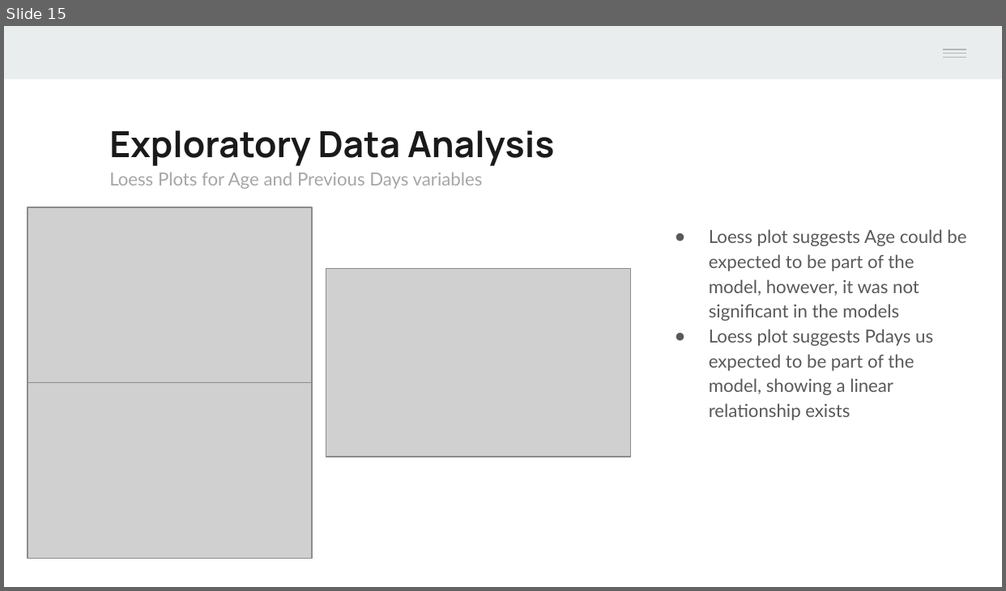
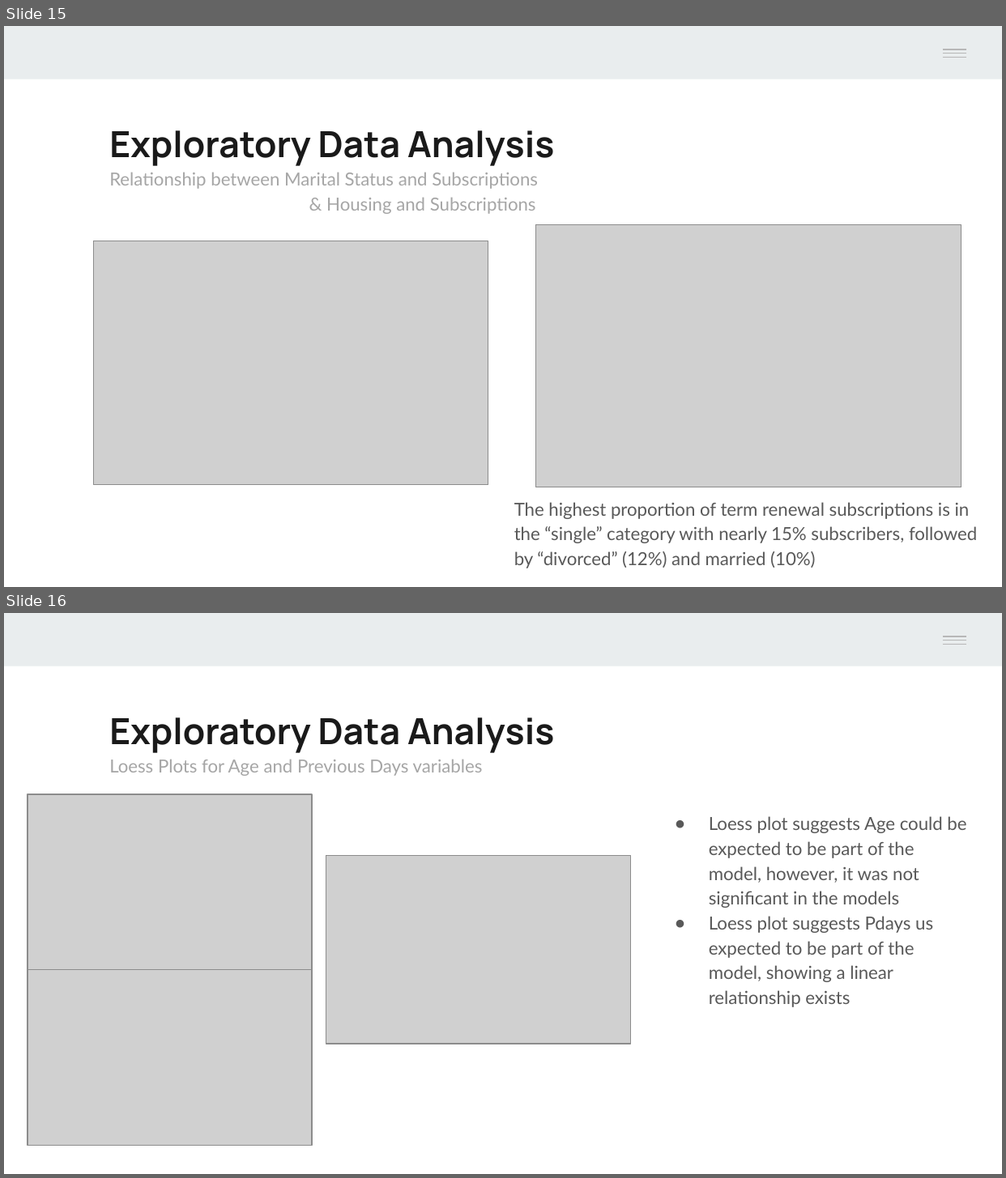
Before and after one commit to Mr-Chang95/Bank-Marketing-Analysis-Logistic-Regression, a slide deck: Project2_Chang_Craus_Yule.pptx. Shown one above the other, each under a label of ours: slide 15 before the commit, slides 15 and 16 after it. The pictures are 1006x591 and 1006x1178 pixels, drawn with LibreOffice and Linux fonts; fonts in the diff are those of the drawing; grey boxes stand for pictures. Boxes give left, top, right and bottom in pixels: in the first picture for what was removed or moved away, otherwise in the second. Text is boxed around its words. In the diff, an @@ line names an element or a change of style, - is before the commit and + after.

```diff
--- a/Project2_Chang_Craus_Yule.pptx
+++ b/Project2_Chang_Craus_Yule.pptx
@@ slide 15 added at [4,26,1002,587], background #FFFFFF; not listed: 5 template elements that a slide beside it also shows @@
@@ text added at [109,130,554,214], 13 pt, text #A6A6A6 @@
+Exploratory Data Analysis
+Relationship between Marital Status and Subscriptions
+& Housing and Subscriptions
@@ picture added at [93,241,488,485] @@
@@ picture added at [536,224,961,487] @@
@@ text added at [514,502,977,569], 13 pt, text #595959 @@
+The highest proportion of term renewal subscriptions is in the “single” category with nearly 15% subscribers, followed by “divorced” (12%) and married (10%)
@@ what was slide 15 is now slide 16 @@
```
Also in this commit, not shown: 2 other files.
